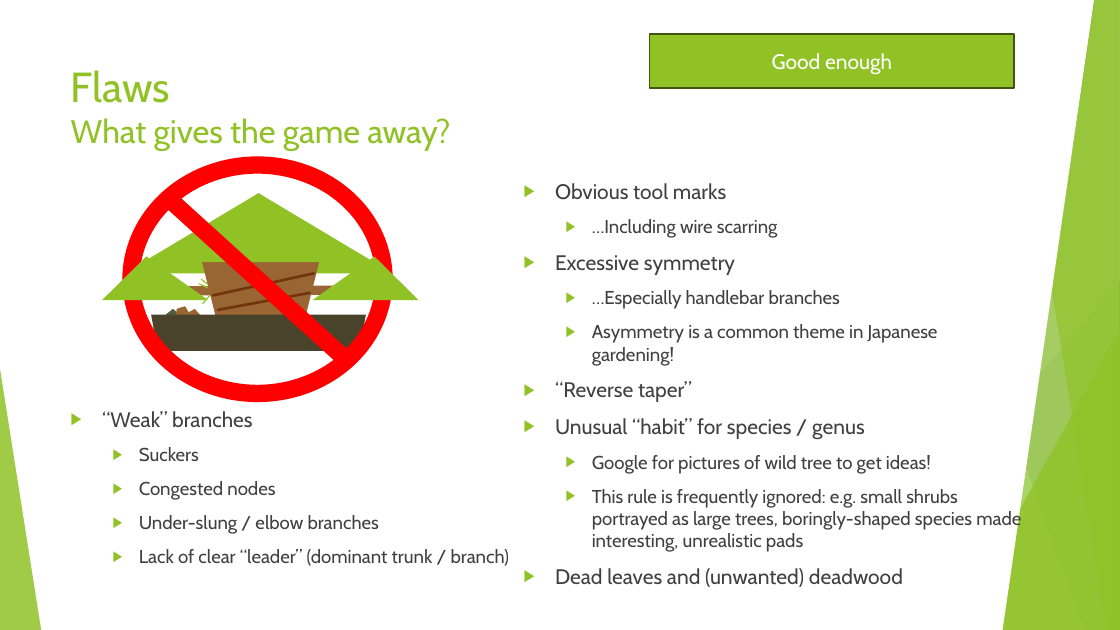
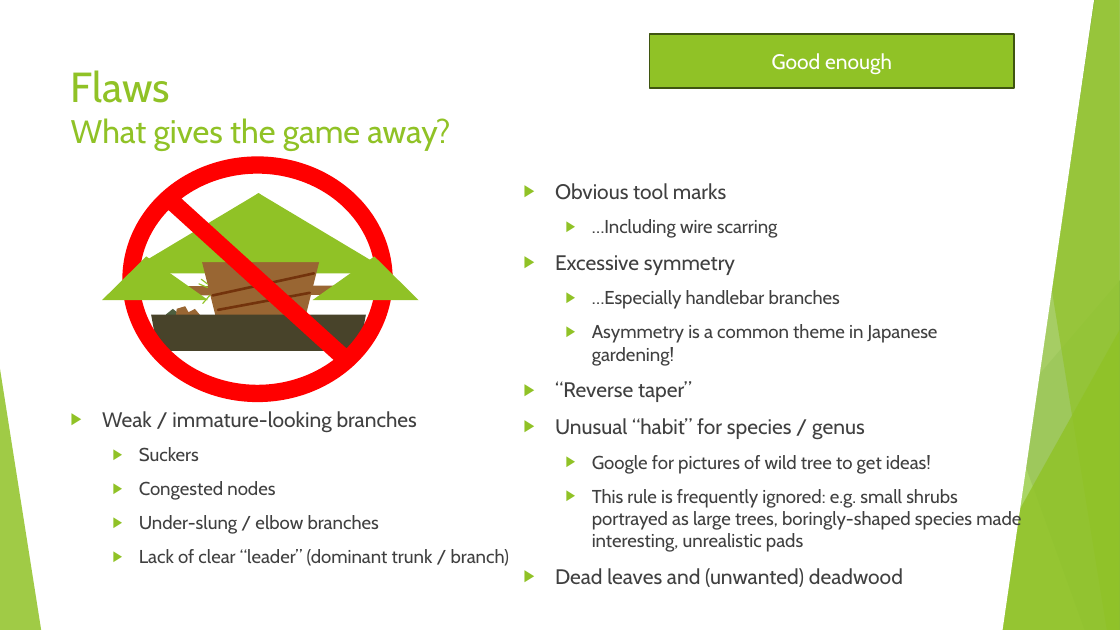
Before and after one commit to AlexLabram/Bonsai, a slide deck: slide 15 of Courseware/Bonsai On A Budget (running).pptx (slide 14 before the commit). Drawn at 1120x630 pixels with LibreOffice and Linux fonts; fonts in the diff are those of the drawing. Boxes give left, top, right and bottom in pixels: in the first picture for what was removed or moved away, otherwise in the second. Text is boxed around its words. In the diff, an @@ line names an element or a change of style, - is before the commit and + after.

```diff
--- a/Courseware/Bonsai On A Budget (running).pptx
+++ b/Courseware/Bonsai On A Budget (running).pptx
@@ text at (102,411,417,433): text changed @@
-▶ “Weak” branches
+▶ Weak / immature-looking branches
```
Also in this commit, not shown: 1 slide added, 1 slide removed, 1 other file.
